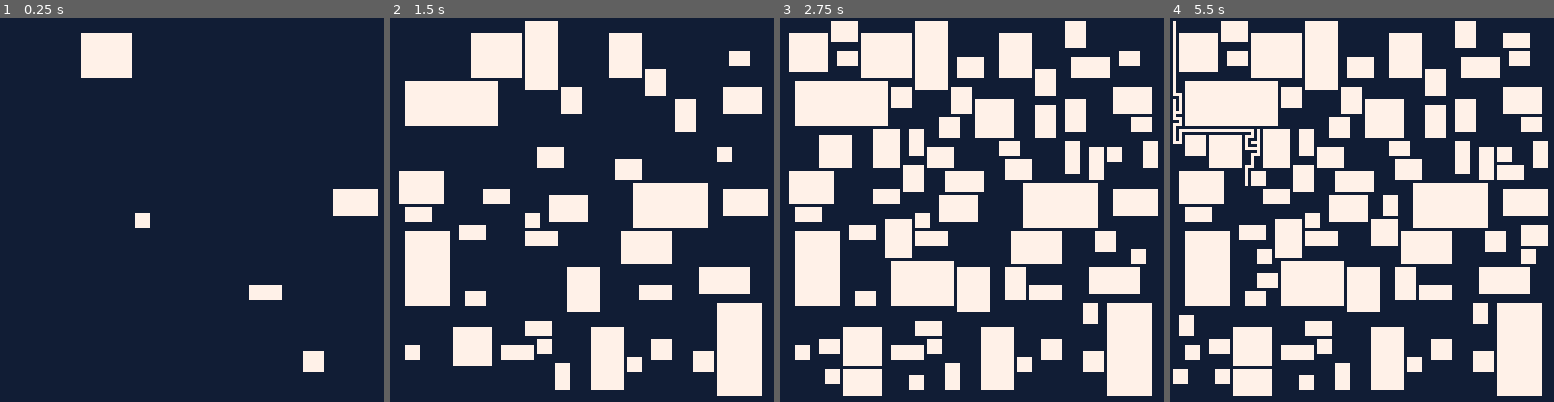
Above: before the commit, frames 1-4 (left to right).
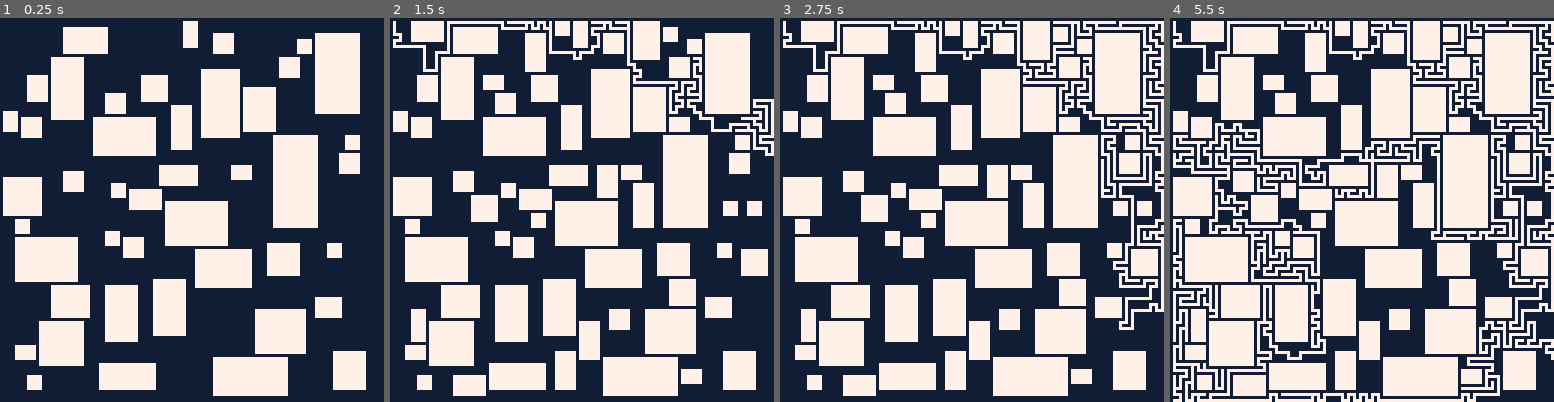
Above: after the commit, the same moments.

Repository: theRenard/PICO-8-Dungeon-Generator
Game: PICO-8 cartridge growing-tree.p8
The game is run twice, just before and just after one commit, with the same random seed, the same clock (stepped at 60 frames per second) and the same inputs.
Inputs:
- Up to frame 1 (0.25 s): no input
- Up to frame 2 (1.5 s): no input
- Up to frame 3 (2.75 s): no input
- Up to frame 4 (5.5 s): no input

The runs differ from the first frame. In frame 1, 39% of the frame differs, in the area x 0-99%, y 0-99%; in frame 2, 46%; in frame 3, 47%; in frame 4, 47%, in the area x 0-100%, y 0-100%.

Commit message:
Refactor debug.lua and utilities.lua to improve code readability, add distance calculation, and implement new utility functions

Diff:
--- a/debug.lua
+++ b/debug.lua
@@ -12,10 +12,10 @@
 -- usage:
 --   ?qq("p.x=",x,"p.y=",y)
 function qq(...)
-  local args=pack(...)
-  local s=""
-  for i=1,args.n do
-    s..=quote(args[i]).." "
+  local args = pack(...)
+  local s = ""
+  for i = 1, args.n do
+    s ..= quote(args[i]) .. " "
   end
   return s
 end
@@ -24,29 +24,49 @@
 -- like tostr() but for tables
 -- don't call this directly; call pq or qq instead
 function quote(t, depth)
-  depth=depth or 4 --avoid inf loop
-  if type(t)~="table" or depth<=0 then return tostr(t) end
+  depth = depth or 4
+  --avoid inf loop
+  if type(t) ~= "table" or depth <= 0 then return tostr(t) end
 
-  local s="{"
-  for k,v in pairs(t) do
-    s..=tostr(k).."="..quote(v,depth-1)..","
+  local s = "{"
+  for k, v in pairs(t) do
+    s ..= tostr(k) .. "=" .. quote(v, depth - 1) .. ","
   end
-  return s.."}"
+  return s .. "}"
 end
 
 -- like sprintf (from c)
 -- usage:
 --   ?qf("%/% is %%",3,8,3/8*100,"%")
-function qf(fmt,...)
-  local parts,args=split(fmt,"%"),pack(...)
-  local str=deli(parts,1)
-  for ix,pt in ipairs(parts) do
-    str..=quote(args[ix])..pt
+function qf(fmt, ...)
+  local parts, args = split(fmt, "%"), pack(...)
+  local str = deli(parts, 1)
+  for ix, pt in ipairs(parts) do
+    str ..= quote(args[ix]) .. pt
   end
-  if args.n~=#parts then
+  if args.n ~= #parts then
     -- uh oh! mismatched arg count
-    str..="(extraqf:"..(args.n-#parts)..")"
+    str ..= "(extraqf:" .. (args.n - #parts) .. ")"
   end
   return str
 end
 function pqf(...) printh(qf(...)) end
+
+--- converts anything to string
+function tostring(any)
+  if type(any) == "function" then return "function" end
+  if any == nil then return "nil" end
+  if type(any) == "string" then return any end
+  if type(any) == "boolean" then return any and "true" or "false" end
+  if type(any) == "number" then return "" .. any end
+  if type(any) == "table" then
+    -- recursion
+    local str = "{ "
+    for k, v in pairs(any) do
+      str = str .. tostring(v) .. " "
+    end
+    return str .. "}"
+  end
+  return "unkown"
+  -- should never show
+end
--- a/growing-tree.lua
+++ b/growing-tree.lua
@@ -1,36 +1,67 @@
 cls(0)
+pq('---------------------------------')
+
+--[[
+from https://journal.stuffwithstuff.com/2014/12/21/rooms-and-mazes/
+
+The random dungeon generator.
+Starting with a stage of solid walls, it works like so:
+
+1. Place a number of randomly sized and positioned rooms. If a room
+    overlaps an existing room, it is discarded. Any remaining rooms are
+    carved out.
+ 2. Any remaining solid areas are filled in with mazes. The maze generator
+    will grow and fill in even odd-shaped areas, but will not touch any
+    rooms.
+ 3. The result of the previous two steps is a series of unconnected rooms
+    and mazes. We walk the stage and find every tile that can be a
+    "connector". This is a solid tile that is adjacent to two unconnected
+    regions.
+ 4. We randomly choose connectors and open them or place a door there until
+    all of the unconnected regions have been joined. There is also a slight
+    chance to carve a connector between two already-joined regions, so that
+    the dungeon isn't single connected.
+ 5. The mazes will have a lot of dead ends. Finally, we remove those by
+    repeatedly filling in any open tile that's closed on three sides. When
+    this is done, every corridor in a maze actually leads somewhere.
+--]]
+
+-- Constants
+
+-- Types
+--- tile = number
+--- pos/vec = { x: number, y: number }
+--- room = { x: number, y: number, w: number, h: number }
+--- direction = { x: number, y: number }
+--- region = number
+--- connector = string -- x_y
 
 local method = 3 -- chose_random, chose_oldest, chose_newest
 local dungeonWidth = 128
 local dungeonHeight = 128
-local dungeon = {}
-local bouldersRatio = 0
-local wallTile = 0
-local emptyTile = 7
-local boulderTile = 4
 local maxRemovableDeadEnds = 2000
 local numRoomTries = 1000
 local roomExtraSize = 4
 local drawStep = true
-
-function doForAllTiles(callback)
-    for x = 0, dungeonWidth do
-        for y = 0, dungeonHeight do
-            callback(x, y)
-        end
-    end
-end
-
-function initDungeon()
-    for x = 0, dungeonWidth do
-        dungeon[x] = {}
-        for y = 0, dungeonHeight do
-            dungeon[x][y] = wallTile
-            dungeon[x][y] = rnd() > bouldersRatio and wallTile or boulderTile
-        end
-    end
-    rectfill(0, 0, dungeonWidth, dungeonHeight, 13)
-end
+local bouldersRatio = 0
+local extraConnectorChance = 20
+
+-- Tiles
+local wallTile = 0
+local floorTile = 7
+local boulderTile = 4
+local openDoorTile = 12
+local closedDoorTile = 8
+
+-- 2D array of tiles: { x: { y: t } }
+local dungeon = create2dArray(dungeonWidth, dungeonHeight, wallTile)
+
+-- regions: 2D array of regions { x: { y: r } }
+local regions = create2dArray(dungeonWidth, dungeonHeight, nil)
+
+-- connectorRegions: 2D array of regions { x_y: [ r1, r2 ] }
+local connectorRegions = {}
+local currentRegion = 0
 
 function choseIndex(ceil)
     if method == 1 then
@@ -42,57 +73,77 @@
     end
 end
 
-function isInBounds(tile, padding)
+function isInBounds(pos, padding)
     local padding = padding or 1
-    return tile.x <= dungeonWidth - padding and tile.y <= dungeonHeight - padding and tile.x > 0 and tile.y > 0
-end
-
-function isWall(tile)
-    return dungeon[tile.x][tile.y] == wallTile or dungeon[tile.x][tile.y] == boulderTile
-end
-
-function isPath(tile)
-    return dungeon[tile.x][tile.y] == emptyTile
-end
-
-function canCarve(tile)
-    return isInBounds(tile) and isWall(tile)
-end
-
-function growMaze(startTile)
-    local tiles = {}
-
-    -- Step #4 add the random tile to the list of tiles.
-
-    carve(startTile)
-    add(tiles, startTile)
-
-    -- Step #5 while the list of tiles is not empty, do the following:
-    while #tiles > 0 do
-        -- Step #6 choose a random tile from the list of tiles.
-        local index = choseIndex(#tiles)
-        local currentTile = tiles[index]
-        -- Step #7 create a list of unvisited neighbors of the current tile.
+    return pos.x <= dungeonWidth - padding and pos.y <= dungeonHeight - padding and pos.x > 0 and pos.y > 0
+end
+
+function isWall(pos)
+    return dungeon[pos.x][pos.y] == wallTile or dungeon[pos.x][pos.y] == boulderTile
+end
+
+function isPath(pos)
+    return dungeon[pos.x][pos.y] == floorTile
+end
+
+function setTile(pos, tileType)
+    dungeon[pos.x][pos.y] = tileType
+end
+
+function carve(pos)
+    setTile(pos, floorTile)
+    regions[pos.x][pos.y] = currentRegion
+end
+
+function fill(pos)
+    dungeon[pos.x][pos.y] = wallTile
+end
+
+function canCarve(pos)
+    return isInBounds(pos) and isWall(pos)
+end
+
+function addRegion()
+    currentRegion += 1
+end
+
+function addJunction(pos)
+    if oneIn(4) then
+        setTile(pos, openDoorTile)
+    else
+        setTile(pos, closedDoorTile)
+    end
+end
+
+function growMaze(startPos)
+    addRegion()
+    local positions = {}
+    carve(startPos)
+    add(positions, startPos)
+
+    while #positions > 0 do
+        local index = choseIndex(#positions)
+        local currentPos = positions[index]
         for _, direction in pairs(shuffle(Direction.CARDINAL)) do
-            local neighborTile = {
-                x = currentTile.x + direction.x,
-                y = currentTile.y + direction.y
+            local neighborPos = {
+                x = currentPos.x + direction.x,
+                y = currentPos.y + direction.y
             }
             local nextNeighborTile = {
-                x = currentTile.x + direction.x * 2,
-                y = currentTile.y + direction.y * 2
+                x = currentPos.x + direction.x * 2,
+                y = currentPos.y + direction.y * 2
             }
-            if canCarve(neighborTile) and canCarve(nextNeighborTile) then
-                carve(neighborTile)
+            if canCarve(neighborPos) and canCarve(nextNeighborTile) then
+                carve(neighborPos)
                 carve(nextNeighborTile)
-                add(tiles, nextNeighborTile)
+                add(positions, nextNeighborTile)
                 if drawStep then drawDungeon() end
                 index = nil
                 break
             end
         end
         if index then
-            del(tiles, currentTile)
+            del(positions, currentPos)
         end
     end
 end
@@ -100,43 +151,11 @@
 function growMazes()
     for x = 1, dungeonWidth, 2 do
         for y = 1, dungeonHeight, 2 do
-            local tile = { x = x, y = y }
-            if isWall(tile) then
-                growMaze(tile)
-            end
-        end
-    end
-end
-
-function removeDeadEnds()
-    local done = false
-    local removedTiles = 0
-    while not done do
-        done = true
-        doForAllTiles(function(x, y)
-            if isPath({ x = x, y = y }) then
-                local wall = 0
-                for _, direction in pairs(Direction.CARDINAL) do
-                    local neighborTile = {
-                        x = x + direction.x,
-                        y = y + direction.y
-                    }
-                    if isWall(neighborTile) then
-                        wall = wall + 1
-                    end
-                end
-                if wall == 3 then
-                    fill({ x = x, y = y })
-                    removedTiles = removedTiles + 1
-                    if removedTiles > maxRemovableDeadEnds then
-                        done = true
-                    else
-                        done = false
-                    end
-                end
-            end
-        end)
-        if drawStep then drawDungeon() end
+            local pos = { x = x, y = y }
+            if isWall(pos) then
+                growMaze(pos)
+            end
+        end
     end
 end
 
@@ -163,42 +182,181 @@
             end
         end
         if not overlaps then
-            -- rect(room.x, room.y, room.x + room.w, room.y + room.h, 3)
             add(rooms, room)
-            -- startRegion(_ENV)
-            local positions = getAllTilePositions(room)
-            for pos in all(positions) do
+            addRegion()
+            for pos in all(getAllPositions(room)) do
                 carve(pos)
             end
             if drawStep then drawDungeon() end
         end
+    end
+end
+
+function connectRegions()
+    -- Find all of the tiles that can connect two (or more) regions.
+    if drawStep then drawRegions() end
+
+    forEachArr2D(dungeon, function(x, y)
+        if isWall({ x = x, y = y }) then
+            -- regions that are connected to this wall
+            local _regions = {} -- { region1, region2, ... } -- { 1, 2, 3 }
+            for _, direction in pairs(Direction.CARDINAL) do
+                local neighborPos = {
+                    x = x + direction.x,
+                    y = y + direction.y
+                }
+                if isInBounds(neighborPos) then
+                    local _region = regions[neighborPos.x][neighborPos.y]
+                    if _region and not contains(_regions, _region) then
+                        add(_regions, _region)
+                    end
+                end
+            end
+            if #_regions >= 2 then
+                connectorRegions[toStr(x, y)] = _regions
+            end
+        end
+    end)
+
+    if drawStep then
+        drawConnections()
+    end
+
+    local connectors = {} -- { x_y, x_y, ... }
+
+    for connector, _ in pairs(connectorRegions) do
+        add(connectors, connector)
+    end
+
+    -- Keep track of which regions have been merged. This maps an original
+    -- region index to the one it has been merged to.
+    local merged = {}
+    local openRegions = {}
+    for i = 1, currentRegion do
+        merged[i] = i
+        add(openRegions, i)
+    end
+
+    while #openRegions > 1 do
+        local connector = getRandomItem(connectors)
+        local pos = toVec(connector)
+        addJunction(pos)
+
+        drawDungeon()
+
+        -- Merge the connected regions. We'll pick one region (arbitrarily) and
+        -- map all of the other regions to its index.
+        local regions = map(connectorRegions[connector], function(region)
+            return merged[region]
+        end)
+
+        local dest = regions[1]
+
+        local sources = slice(regions, 2)
+
+        -- Merge all of the affected regions. We have to look at *all* of the
+        -- regions because other regions may have previously been merged with
+        -- some of the ones we're merging now.
+        for i = 1, currentRegion do
+            if contains(sources, merged[i]) then
+                merged[i] = dest
+            end
+        end
+
+        -- The sources are no longer in use.
+        all(sources, function(source)
+            del(openRegions, source)
+        end)
+
+        removeWhere(
+            connectors, function(pos)
+                -- Don't allow connectors right next to each other.
+                if distanceBetween(toVec(connector), toVec(pos)) < 2 then
+                    return true
+                end
+                -- If the connector no long spans different regions, we don't need it.
+                local regions = map(
+                    connectorRegions[pos], function(region)
+                        return merged[region]
+                    end
+                )
+                if #regions > 1 then
+                    return false
+                end
+                -- if oneIn(extraConnectorChance) then
+                --     addJunction(connector)
+                -- end
+                return true
+            end
+        )
+    end
+end
+
+function removeDeadEnds()
+    local done = false
+    local removedTiles = 0
+    while not done do
+        done = true
+        forEachArr2D(dungeon, function(x, y)
+            if isPath({ x = x, y = y }) then
+                local wall = 0
+                for _, direction in pairs(Direction.CARDINAL) do
+                    local neighborPos = {
+                        x = x + direction.x,
+                        y = y + direction.y
+                    }
+                    if isWall(neighborPos) then
+                        wall = wall + 1
+                    end
+                end
+                if wall == 3 then
+                    fill({ x = x, y = y })
+                    removedTiles = removedTiles + 1
+                    if removedTiles > maxRemovableDeadEnds then
+                        done = true
+                    else
+                        done = false
+                    end
+                end
+            end
+        end)
+        if drawStep then drawDungeon() end
     end
 end
 
 -- Draw the dungeon
 function drawDungeon()
-    doForAllTiles(function(x, y)
-        pset(x, y, dungeon[x][y])
+    if rnd() > 0.9 then
+        forEachArr2D(dungeon, function(x, y)
+            pset(x, y, dungeon[x][y])
+        end)
+    end
+end
+
+function drawRegions()
+    forEachArr2D(dungeon, function(x, y)
+        local region = regions[x][y]
+        local color = region and region * 2 or 0
+        pset(x, y, color)
     end)
-    if rnd() > 0.99999 then
-        -- flip()
-    end
-end
-
--- Carve function
-function carve(tile)
-    dungeon[tile.x][tile.y] = emptyTile
-end
-
-function fill(tile)
-    dungeon[tile.x][tile.y] = wallTile
+end
+
+function drawConnections()
+    forEachArr2D(dungeon, function(x, y)
+        local regions = connectorRegions[x .. '_' .. y]
+
+        if regions then
+            pset(x, y, 8)
+            -- pqf("x=%, y=%, color=%", x, y, regions)
+        end
+    end)
 end
 
 _init = function()
-    initDungeon()
     addRooms()
     growMazes()
-    -- removeDeadEnds()
-end
-
-_draw = drawDungeon
+    connectRegions()
+    removeDeadEnds()
+end
+
+-- _draw = drawDungeon
--- a/utilities.lua
+++ b/utilities.lua
@@ -75,20 +75,24 @@
 	end
 end
 
+-- Returns the distance between two points.
+function distanceBetween(p1, p2)
+	return flr(sqrt((p1.x - p2.x) ^ 2 + (p1.y - p2.y) ^ 2))
+end
+
 -- overlaps
-function rectOverlaps(room, room2)
-	return room.x < room2.x + room2.w
-			and room.x + room.w > room2.x
-			and room.y < room2.y + room2.h
-			and room.y + room.h > room2.y
-end
-
--- getAllTilePositions
-function getAllTilePositions(room)
-	-- return positions of all tiles in room
+function rectOverlaps(rect, rect2)
+	return rect.x < rect2.x + rect2.w
+			and rect.x + rect.w > rect2.x
+			and rect.y < rect2.y + rect2.h
+			and rect.y + rect.h > rect2.y
+end
+
+function getAllPositions(rect)
+	-- return positions of all tiles in rect
 	local positions = {}
-	for y = room.y, room.y + room.h - 1 do
-		for x = room.x, room.x + room.w - 1 do
+	for y = rect.y, rect.y + rect.h - 1 do
+		for x = rect.x, rect.x + rect.w - 1 do
 			add(positions, { x = x, y = y })
 		end
 	end
@@ -161,3 +165,102 @@
   end
   return tbl
 end
+
+--- Creates a 2D array with specified dimensions and initializes it with a given value.
+-- @param len1 The number of rows in the 2D array.
+-- @param len2 The number of columns in the 2D array.
+-- @param val The value to initialize each element of the array with. Defaults to nil if not provided.
+-- @return A 2D array with dimensions len1 x len2, initialized with the specified value.
+function create2dArray(len1, len2, val)
+	local arr = {}
+	for i = 0, len1 do
+			arr[i] = {}
+			for j = 0, len2 do
+					arr[i][j] = val or nil
+			end
+	end
+	return arr
+end
+
+function getRandomItem(arr)
+	return arr[intRnd(#arr) + 1]
+end
+
+function oneIn(n)
+	return rnd(n) < 1
+end
+
+function contains(table, value)
+	for _, v in pairs(table) do
+			if v == value then
+					return true
+			end
+	end
+	return false
+end
+
+function keys(table)
+	local keys = {}
+	for k, _ in pairs(table) do
+			add(keys, k)
+	end
+	return keys
+end
+
+function toList(table)
+	local list = {}
+	for _, v in pairs(table) do
+			add(list, v)
+	end
+	return list
+end
+
+function map(table, func)
+	local newTable = {}
+	for k, v in pairs(table) do
+			newTable[k] = func(v)
+	end
+	return newTable
+end
+
+function removeWhere(table, func)
+	for i = #table, 1, -1 do
+			if func(table[i]) then
+					del(table, i)
+			end
+	end
+end
+
+function toSet(table)
+	local set = {}
+	for _, v in pairs(table) do
+			set[v] = true
+	end
+	return set
+end
+
+function toVec(str)
+	local x = split(str, "_")[1]
+	local y = split(str, "_")[2]
+	return { x = x, y = y }
+end
+
+function toStr(x, y)
+	return x .. "_" .. y
+end
+
+function slice(table, start, finish)
+	local newTable = {}
+	for i = start, finish or #table do
+			add(newTable, table[i])
+	end
+	return newTable
+end
+
+function forEachArr2D(arr, callback)
+	for x = 0, #arr do
+			for y = 0, #arr[x] do
+					callback(x, y)
+			end
+	end
+end
